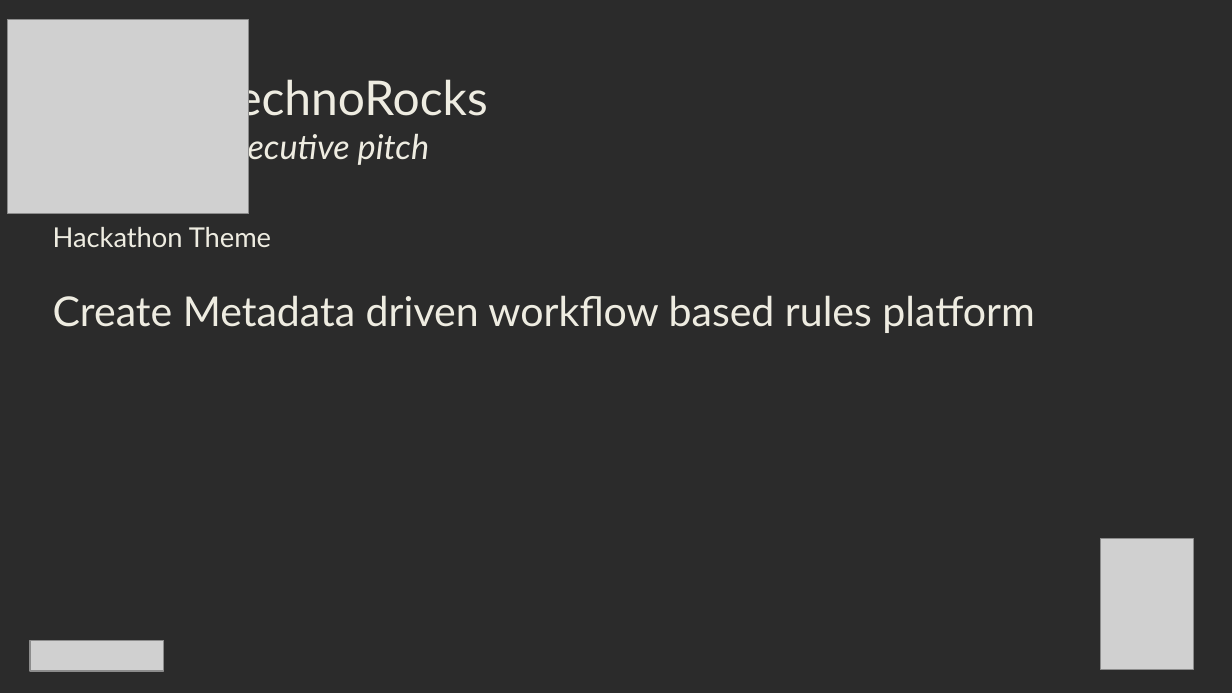
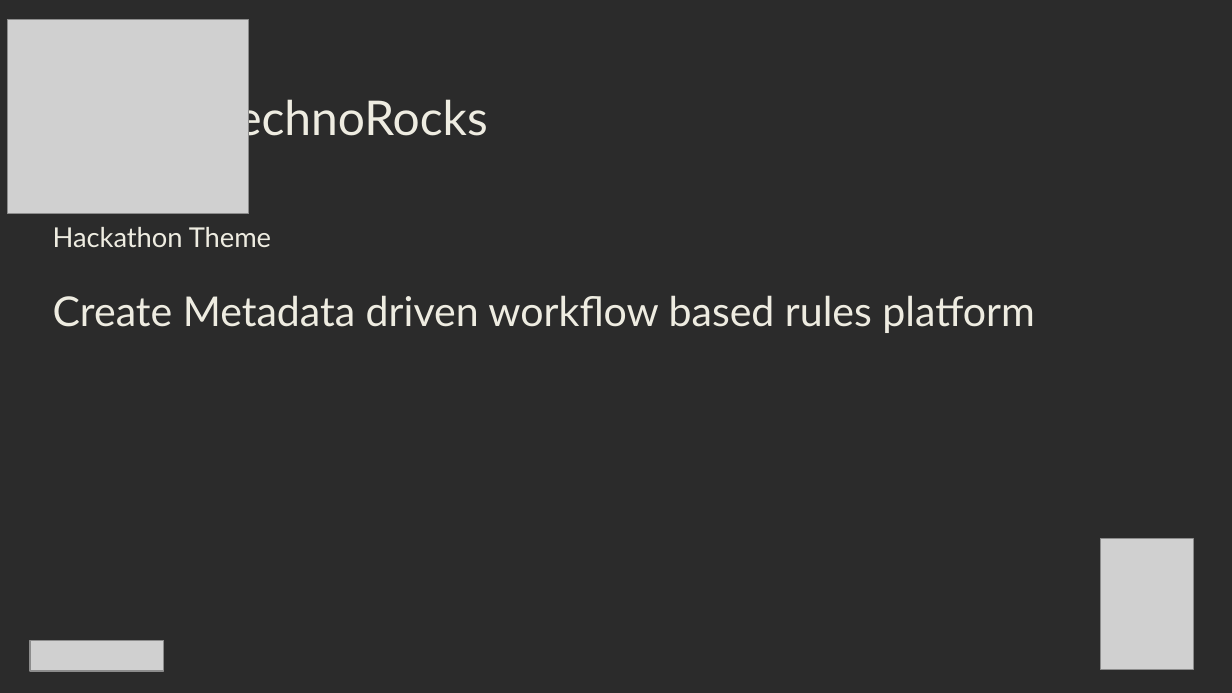
Before and after one commit to MaheshGujale/opensource-frameworks, a slide deck: slide 2 of TechnoRocks_Amplitude2017.pptx. Drawn at 1232x693 pixels with LibreOffice and Linux fonts; fonts in the diff are those of the drawing; grey boxes stand for pictures; background and template pictures are left out; a plain dark background stands for a picture behind light text. Boxes give left, top, right and bottom in pixels: in the first picture for what was removed or moved away, otherwise in the second. Text is boxed around its words. In the diff, an @@ line names an element or a change of style, - is before the commit and + after.

Commit message:
[-] Change ppt

```diff
--- a/TechnoRocks_Amplitude2017.pptx
+++ b/TechnoRocks_Amplitude2017.pptx
@@ text at [214, 129, 429, 165]: paragraph removed @@
-Executive pitch
```
